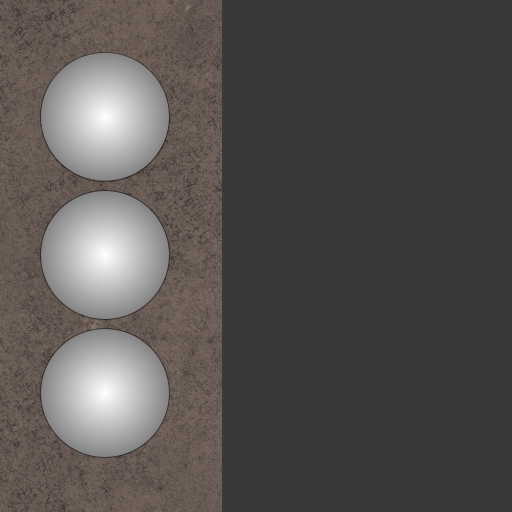
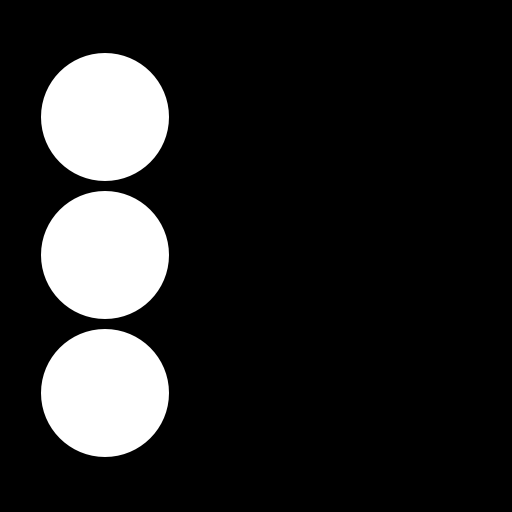
Comparing the layer stacks of the two 512 x 512 images. Changes:
added group "Emission Mask" with 4 layers in group "Cast_Signal_01" over (0, 0, 512, 512)
added layer "Paint Layer 252" (1st of 2, in "Cast_Signal_01" › "Emission Mask") in group "Emission Mask" over (0, 0, 512, 512)
renamed "Emission Mask" to "Emission", showed the group it (4 layers) over (0, 0, 512, 512)
painted on "Paint Layer 252" (2nd of 2, in "Cast_Signal_01" › "Emission") over (0, 0, 512, 512)
painted on "Metal042B_Color.png" (2nd of 2, in "Cast_Signal_01" › "Group 355" › "Metal042B_Color.png") over (0, 0, 512, 512)
painted on "Copy of Paint Layer 250" (1st of 2, in "Cast_Signal_01" › "Group 355") over (0, 0, 256, 512)
painted on "Paint Layer 249" over (0, 0, 512, 512)